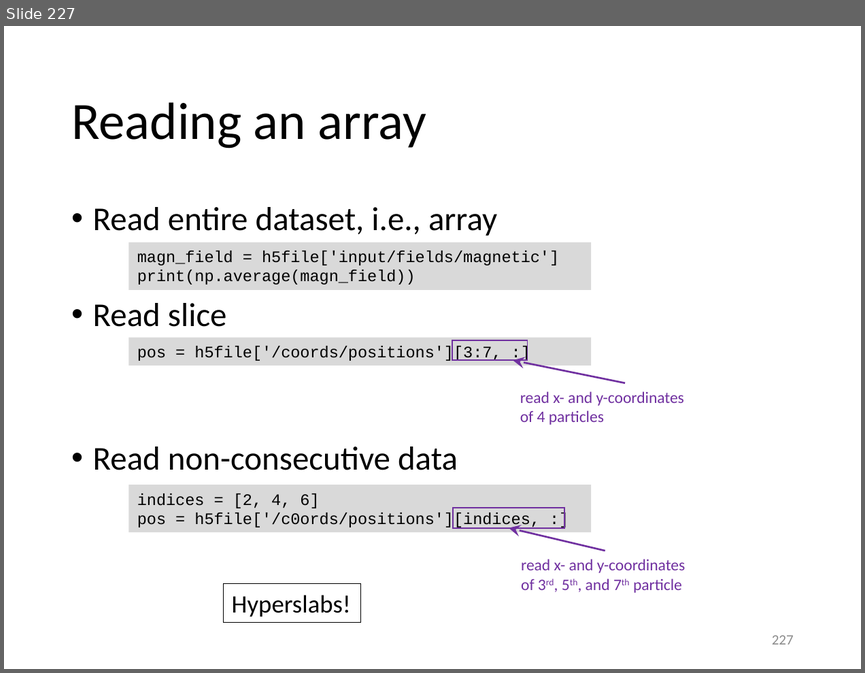
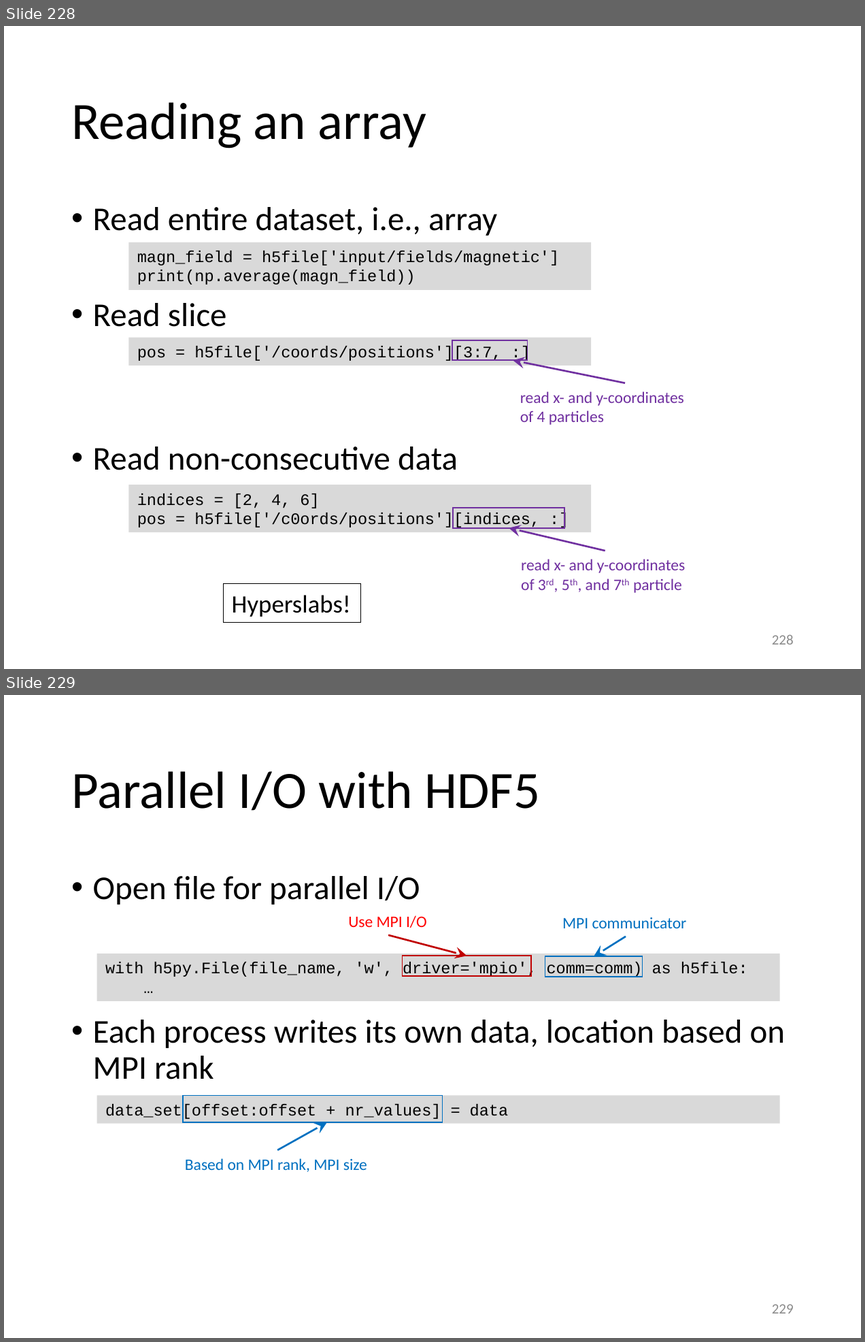
Before and after one commit to gjbex/Python-for-HPC, a slide deck: python_for_hpc.pptx. Shown one above the other, each under a label of ours: slide 227 before the commit, slides 228 and 229 after it. The pictures are 865x673 and 865x1342 pixels, drawn with LibreOffice and Linux fonts; fonts in the diff are those of the drawing. Boxes give left, top, right and bottom in pixels: in the first picture for what was removed or moved away, otherwise in the second. Text is boxed around its words. In the diff, an @@ line names an element or a change of style, - is before the commit and + after.

Commit message:
Add slide on HDF5 parallel I/O

```diff
--- a/python_for_hpc.pptx
+++ b/python_for_hpc.pptx
@@ slide 229 added at (x1=4, y1=695, x2=861, y2=1338), background #FFFFFF @@
@@ title added at (x1=71, y1=771, x2=541, y2=811), 44 pt, text #000000 @@
+Parallel I/O with HDF5
@@ text added at (x1=93, y1=876, x2=785, y2=1079), 28 pt, text #000000 @@
+• Open file for parallel I/O
+• Each process writes its own data, location based on MPI rank
@@ text added at (x1=348, y1=915, x2=427, y2=928), 13.5 pt, text #FF0000 @@
+Use MPI I/O
@@ text added at (x1=562, y1=917, x2=687, y2=928), 13.5 pt, text #0070C0 @@
+MPI communicator
@@ arrow added from (389, 935) to (466, 955), #C00000 1.5 pt @@
@@ arrow added from (626, 936) to (594, 956), #0070C0 1.5 pt @@
@@ rectangle added at (x1=97, y1=953, x2=781, y2=1001), fill #D9D9D9, 13.5 pt, text #000000 @@
+with h5py.File(file_name, 'w', driver='mpio', comm=comm) as h5file:
+…
@@ rectangle added at (x1=402, y1=955, x2=532, y2=976), outline #C00000 1 pt @@
@@ rectangle added at (x1=545, y1=956, x2=643, y2=977), outline #0070C0 1 pt @@
@@ rectangle added at (x1=97, y1=1095, x2=781, y2=1123), fill #D9D9D9, 13.5 pt, text #000000 @@
+data_set[offset:offset + nr_values] = data
@@ rectangle added at (x1=183, y1=1095, x2=443, y2=1123), outline #0070C0 1 pt @@
@@ arrow added from (277, 1150) to (327, 1123), #0070C0 1.5 pt @@
@@ text added at (x1=185, y1=1158, x2=367, y2=1172), 13.5 pt, text #0070C0 @@
+Based on MPI rank, MPI size
@@ page number added at (x1=772, y1=1304, x2=793, y2=1313), 12 pt, text #8C8C8C @@
+229
@@ what was slide 227 is now slide 228 @@
@@ page number at (x1=772, y1=635, x2=793, y2=644): text changed @@
-227
+228
```
Also in this commit, not shown: 1 other slide added.
